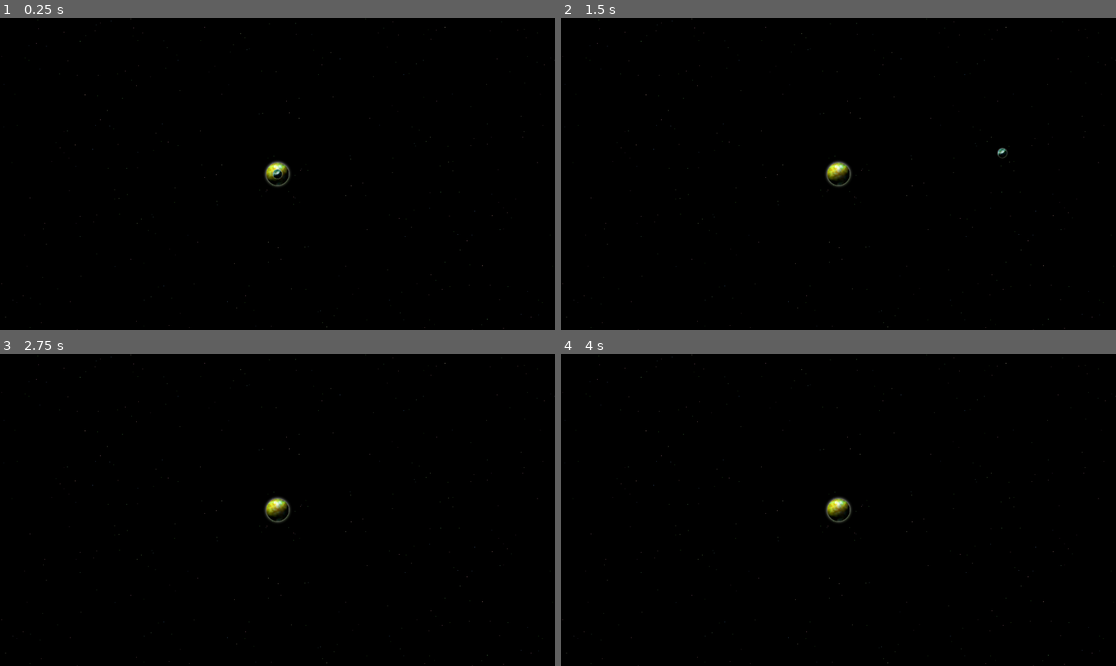
Above: before the commit, frames 1-4 (two rows, left to right).
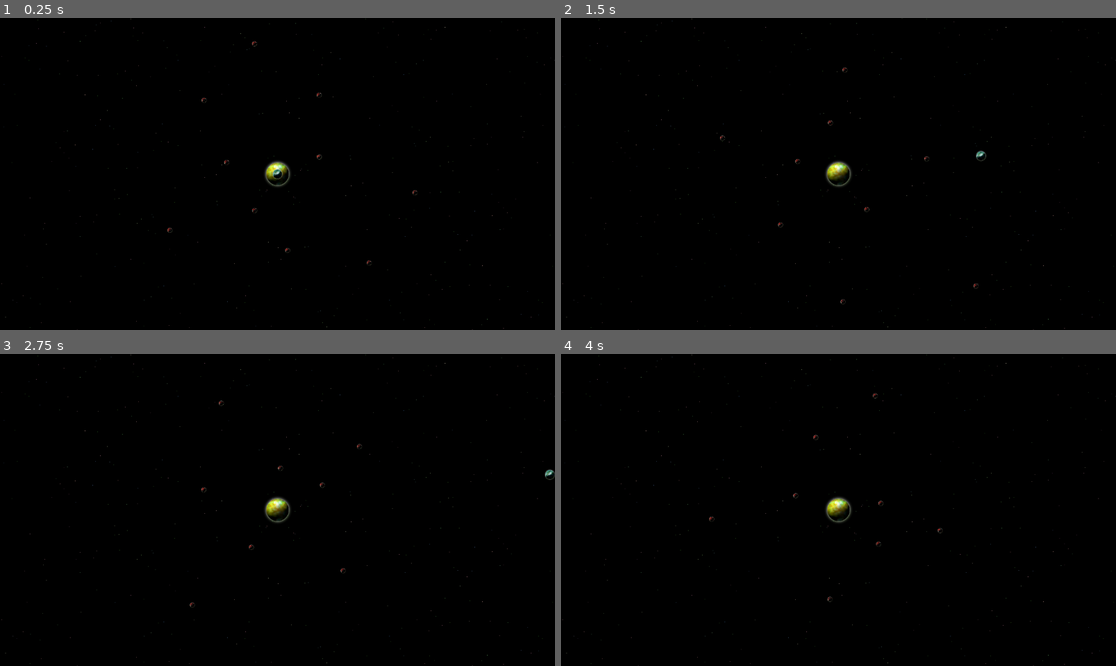
Above: after the commit, the same moments.

Repository: rkmoon/project-space-balls
Game: Godot game, scene res://Scenes/test_scene.tscn
The game is run twice, just before and just after one commit, with the same random seed, the same clock (stepped at 60 frames per second) and the same inputs. The project has no main scene, so this scene is started directly.
Inputs (mouse positions are in pixels of both pictures, inside the frame that each line leads up to):
- Up to frame 1 (0.25 s): no input
- Up to frame 2 (1.5 s): move the mouse to (960, 158) at 0.52 s; press the mouse at (960, 158) at 0.53 s; move the mouse to (727, 189) at 1.27 s; release the mouse at (727, 189) at 1.28 s; click (727, 189) at 1.35 s
- Up to frame 3 (2.75 s): move the mouse to (333, 441) at 2.02 s; press the mouse at (333, 441) at 2.03 s
- Up to frame 4 (4 s): move the mouse to (810, 572) at 2.77 s; release the mouse at (810, 572) at 2.78 s; click (810, 572) at 2.85 s; move the mouse to (1005, 556) at 3.52 s; press the mouse at (1005, 556) at 3.53 s

The runs differ from the first frame. In frame 1, less than 0.1% of the frame differs, in the area x 30-76%, y 7-80%; in frame 2, 0.1%, in the area x 28-81%, y 15-92%; in frame 3, 0.1%; in frame 4, less than 0.1%.

Commit message:
Added absorbtion

Diff:
--- a/Scenes/test_scene.tscn
+++ b/Scenes/test_scene.tscn
@@ -19,7 +19,6 @@
 script = ExtResource("1_1wq1n")
 orbital_object_scene = ExtResource("6_c2i12")
 orbit_radius_min = 80.0
-number_of_orbits = 0
 
 [node name="Camera2D" type="Camera2D" parent="."]
 
@@ -48,10 +47,12 @@
 
 [node name="OrbitingPlanet" type="RigidBody2D" parent="." node_paths=PackedStringArray("gravity_node")]
 position = Vector2(-195, 0)
+mass = 2.0
+contact_monitor = true
+max_contacts_reported = 10
 script = ExtResource("2_n62oi")
 gravity_node = NodePath("../MiddlePlanet/Gravity")
 color_gradient = Array[Color]([Color(0.849497, 0.18215, 0.807406, 0.5), Color(0.63064, 0.269606, 0.980716, 0.5), Color(0.787546, 0.917811, 0, 1), Color(0, 0, 0.972549, 1), Color(0.636237, 0.380871, 0.790991, 1), Color(0.761895, 0.523715, 0.984957, 1)])
-prediction_time = 500.0
 
 [node name="CollisionShape2D" type="CollisionShape2D" parent="OrbitingPlanet"]
 shape = SubResource("CircleShape2D_shfy3")
--- a/planet.gd
+++ b/planet.gd
@@ -12,6 +12,8 @@
 
 func _ready() -> void:
 	freeze = true
+	connect("body_entered", _on_body_entered)
+
 
 func _input(event: InputEvent) -> void:
 	if !has_fired:
@@ -30,6 +32,12 @@
 			apply_central_impulse(direction * force)
 			has_fired = true
 			queue_redraw()  # Triggers the _draw function to clear the trajectory after firing
+
+	if event.is_action_pressed("reset_planet"):
+		freeze = true
+		has_fired = false
+
+
 
 func _physics_process(delta: float) -> void:
 	if is_dragging:
@@ -88,3 +96,15 @@
 
 			# Draw the line with the interpolated color
 			draw_line(point1, point2, color)
+
+
+func _on_body_entered(body: Node) -> void:
+	if body is RigidBody2D:
+		if body.mass < self.mass:
+			absorb_object(body)
+
+
+func absorb_object(body: RigidBody2D) -> void:
+	mass += body.mass
+	print(body.name + ": absorded")
+	body.queue_free()
--- a/project.godot
+++ b/project.godot
@@ -21,6 +21,11 @@
 "events": [Object(InputEventMouseButton,"resource_local_to_scene":false,"resource_name":"","device":-1,"window_id":0,"a …(253 unchanged characters)…
 ]
 }
+reset_planet={
+"deadzone": 0.5,
+"events": [Object(InputEventKey,"resource_local_to_scene":false,"resource_name":"","device":-1,"window_id":0,"alt_pressed":false,"shift_pressed":false,"ctrl_pressed":false,"meta_pressed":false,"pressed":false,"keycode":0,"physical_keycode":82,"key_label":0,"unicode":114,"location":0,"echo":false,"script":null)
+]
+}
 
 [physics]
 
